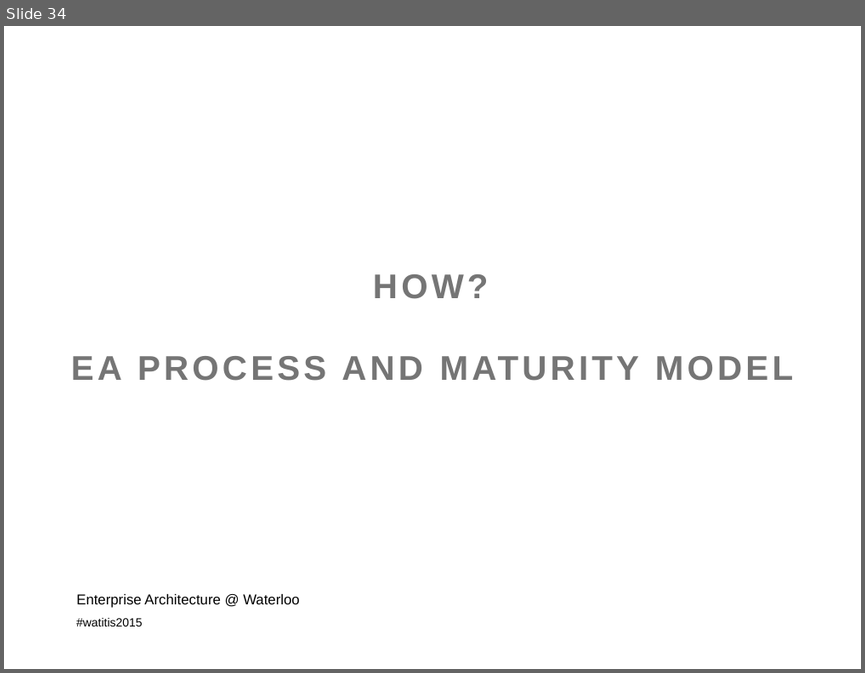
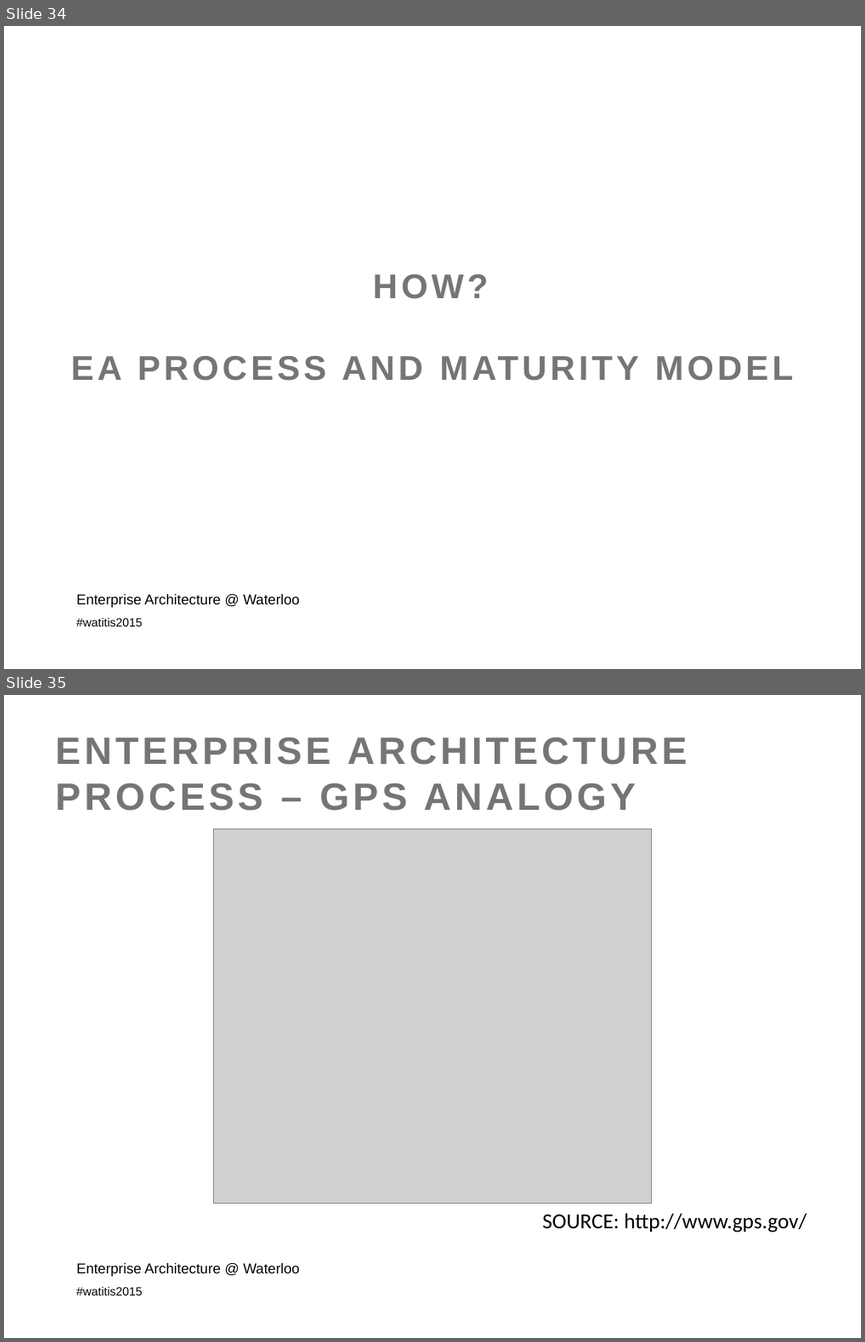
Before and after one commit to colinbellCA/presentation-istea-watitis2015, a slide deck: ISTEA-WatITis2015.pptx. Shown one above the other, each under a label of ours: slide 34 before the commit, slides 34 and 35 after it. The pictures are 865x673 and 865x1342 pixels, drawn with LibreOffice and Linux fonts; fonts in the diff are those of the drawing; grey boxes stand for pictures; background and template pictures are left out. Boxes give left, top, right and bottom in pixels: in the first picture for what was removed or moved away, otherwise in the second. Text is boxed around its words. In the diff, an @@ line names an element or a change of style, - is before the commit and + after.

```diff
--- a/ISTEA-WatITis2015.pptx
+++ b/ISTEA-WatITis2015.pptx
@@ slide 35 added at box(4, 695, 861, 1338), background picture (left out); not listed: 1 template element that a slide beside it also shows @@
@@ title added at box(55, 737, 687, 811), 32 pt, text #757575, bold @@
+ENTERPRISE ARCHITECTURE PROCESS – GPS ANALOGY
@@ picture added at box(213, 828, 652, 1202) @@
@@ text added at box(542, 1213, 806, 1232), 18 pt, text #000000 @@
+SOURCE: http://www.gps.gov/
@@ text added at box(76, 1263, 300, 1276), 12 pt, text #000000 @@
+Enterprise Architecture @ Waterloo
```
Also in this commit, not shown: 4 slides changed, 12 other slides added, 1 slide removed, 4 other files.
